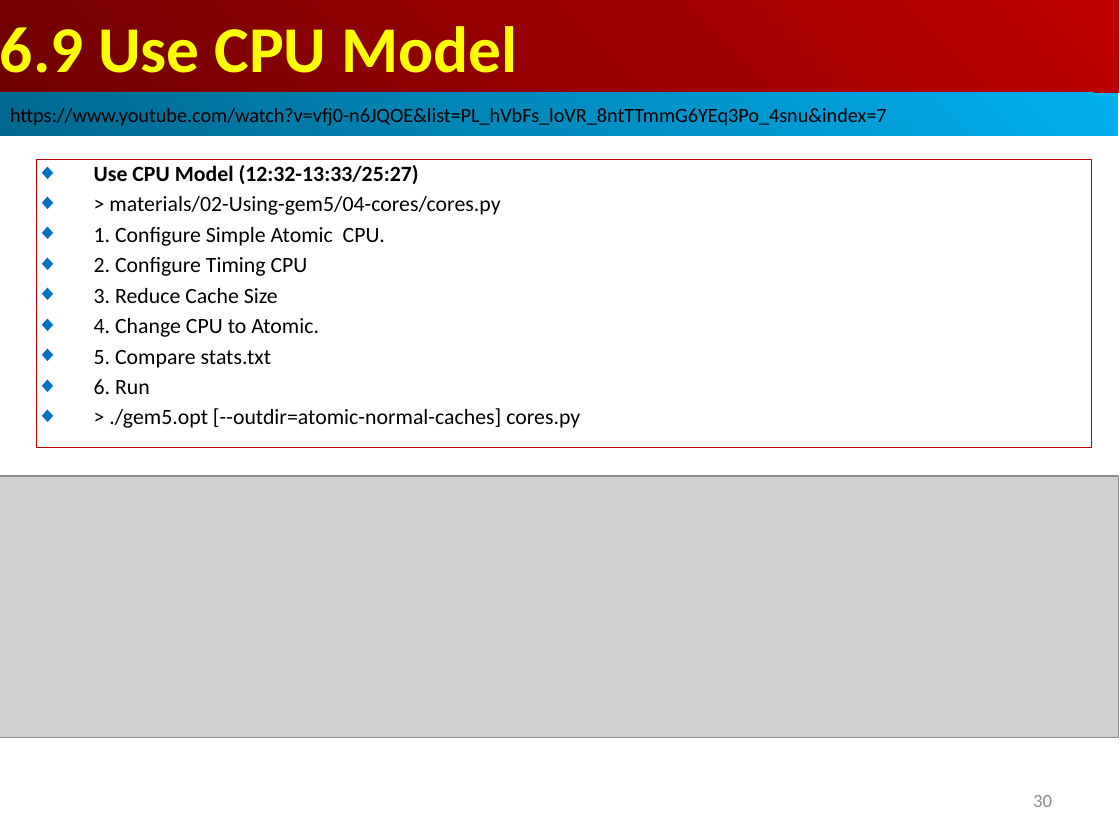
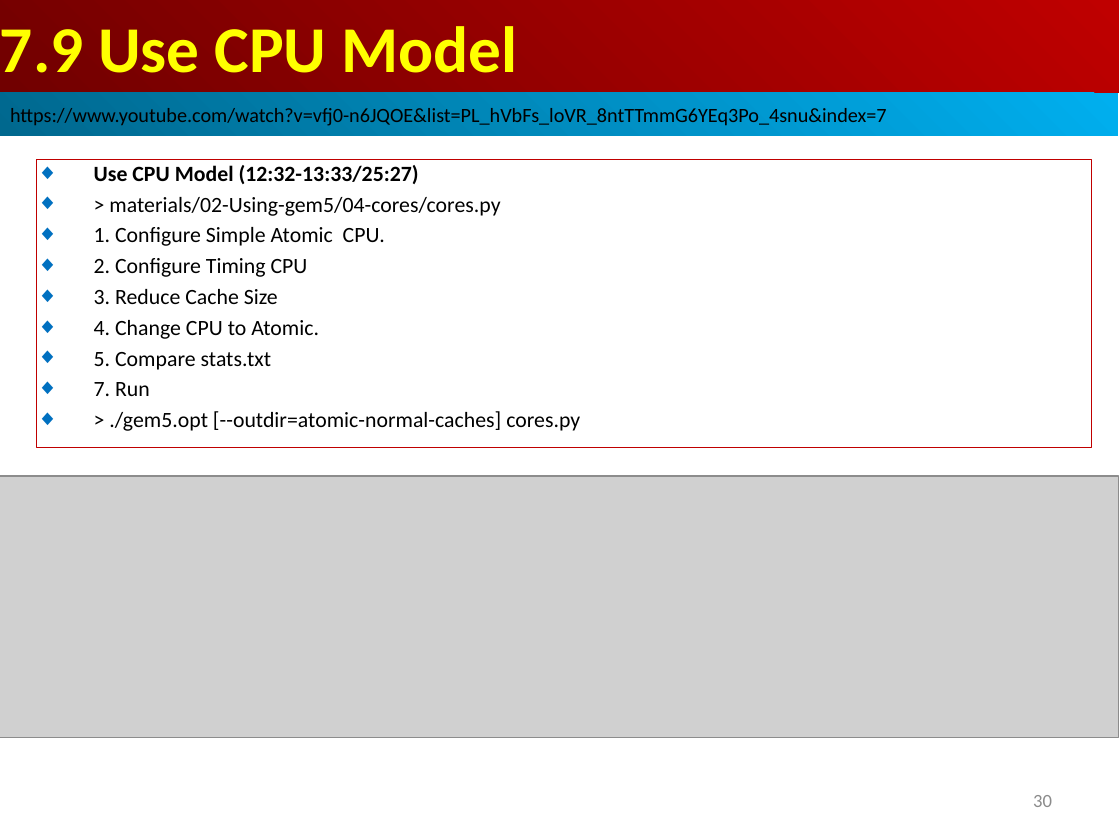
Before and after one commit to peterhchen/AIU_CS850_Gem5_McPAT, a slide deck: slide 30 of 050_Gem5/007.CPUModel/000_Video/007.CPUModel.ppt. Drawn at 1120x840 pixels with LibreOffice and Linux fonts; fonts in the diff are those of the drawing; grey boxes stand for pictures. Boxes give left, top, right and bottom in pixels: in the first picture for what was removed or moved away, otherwise in the second. Text is boxed around its words. In the diff, an @@ line names an element or a change of style, - is before the commit and + after.

```diff
--- a/050_Gem5/007.CPUModel/000_Video/007.CPUModel.ppt
+++ b/050_Gem5/007.CPUModel/000_Video/007.CPUModel.ppt
@@ text in rectangle at (0, 26, 517, 73): text changed @@
-6.9 Use CPU Model
+7.9 Use CPU Model
@@ text in rectangle at (94, 382, 150, 396): text changed @@
-◆ 6. Run
+◆ 7. Run
```
Also in this commit, not shown: 62 other slides changed.
